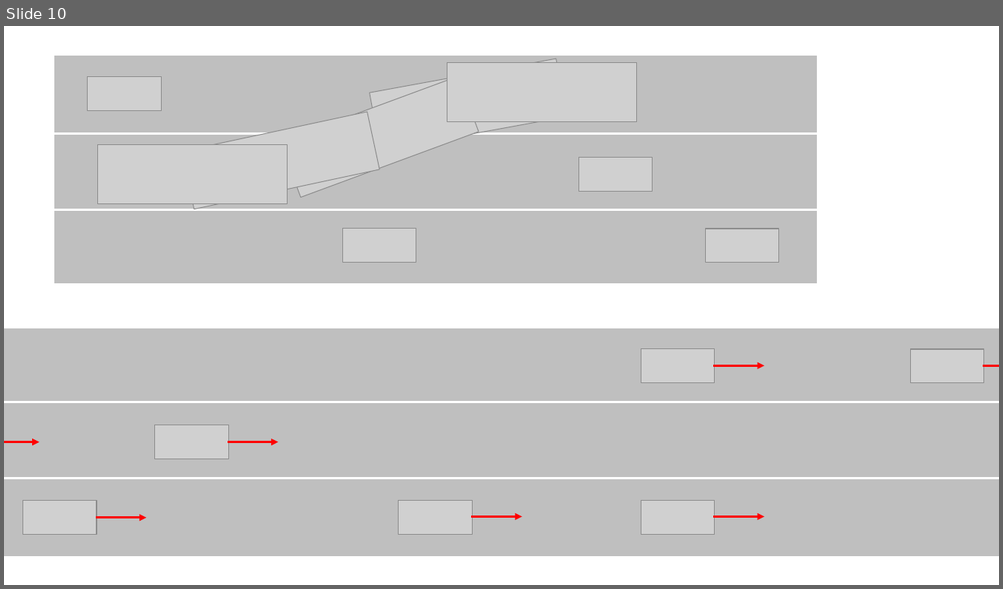
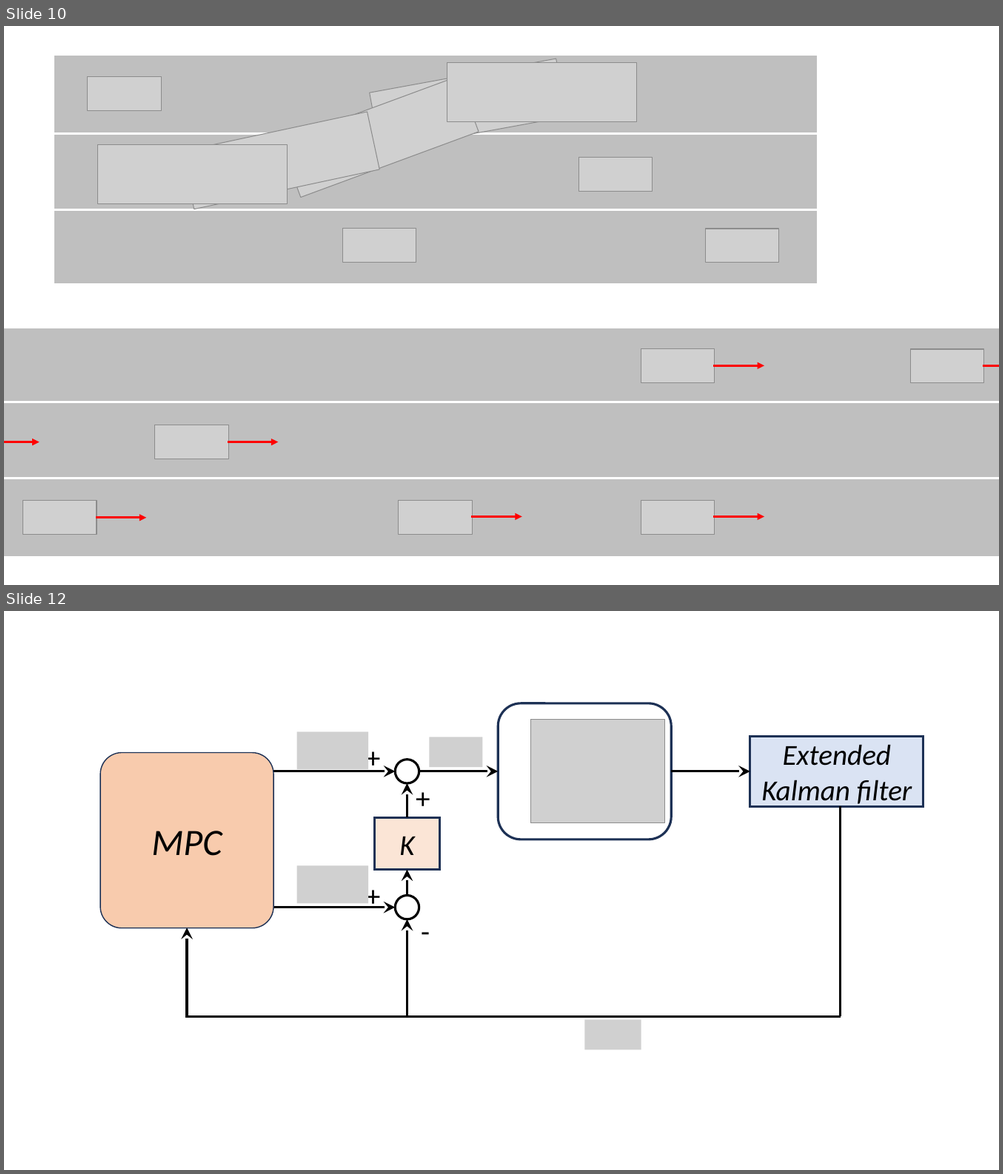
Before and after one commit to Qunzhang1996/Master_Thesis, a slide deck: Presentation/New Microsoft PowerPoint Presentation (2).pptx. Shown one above the other, each under a label of ours: slide 10 before the commit, slides 10 and 12 after it; the slides between them are not shown. The pictures are 1003x589 and 1003x1174 pixels, drawn with LibreOffice and Linux fonts; fonts in the diff are those of the drawing; grey boxes stand for pictures; background and template pictures are left out. Boxes give left, top, right and bottom in pixels: in the first picture for what was removed or moved away, otherwise in the second. Text is boxed around its words. In the diff, an @@ line names an element or a change of style, - is before the commit and + after.

```diff
--- a/Presentation/New Microsoft PowerPoint Presentation (2).pptx
+++ b/Presentation/New Microsoft PowerPoint Presentation (2).pptx
@@ slide 12 added at box(4, 611, 999, 1170), background #FFFFFF @@
@@ group added at box(100, 703, 923, 1050): 7 arrows, 5 pictures, 4 texts, 2 ellipses, 2 rounded rectangles, 2 rectangles, 1 elbow arrow, 1 line @@
+Extended Kalman filter
+K
+MPC
++
++
++
+-
```
Also in this commit, not shown: 2 slides changed, 2 other slides added, 12 other files.
